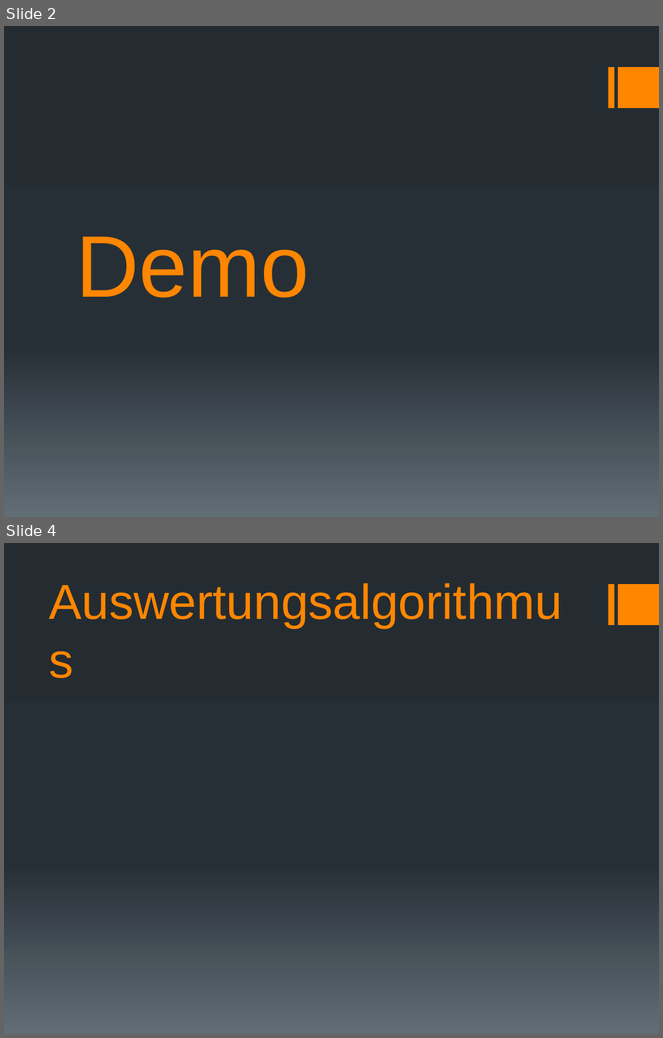
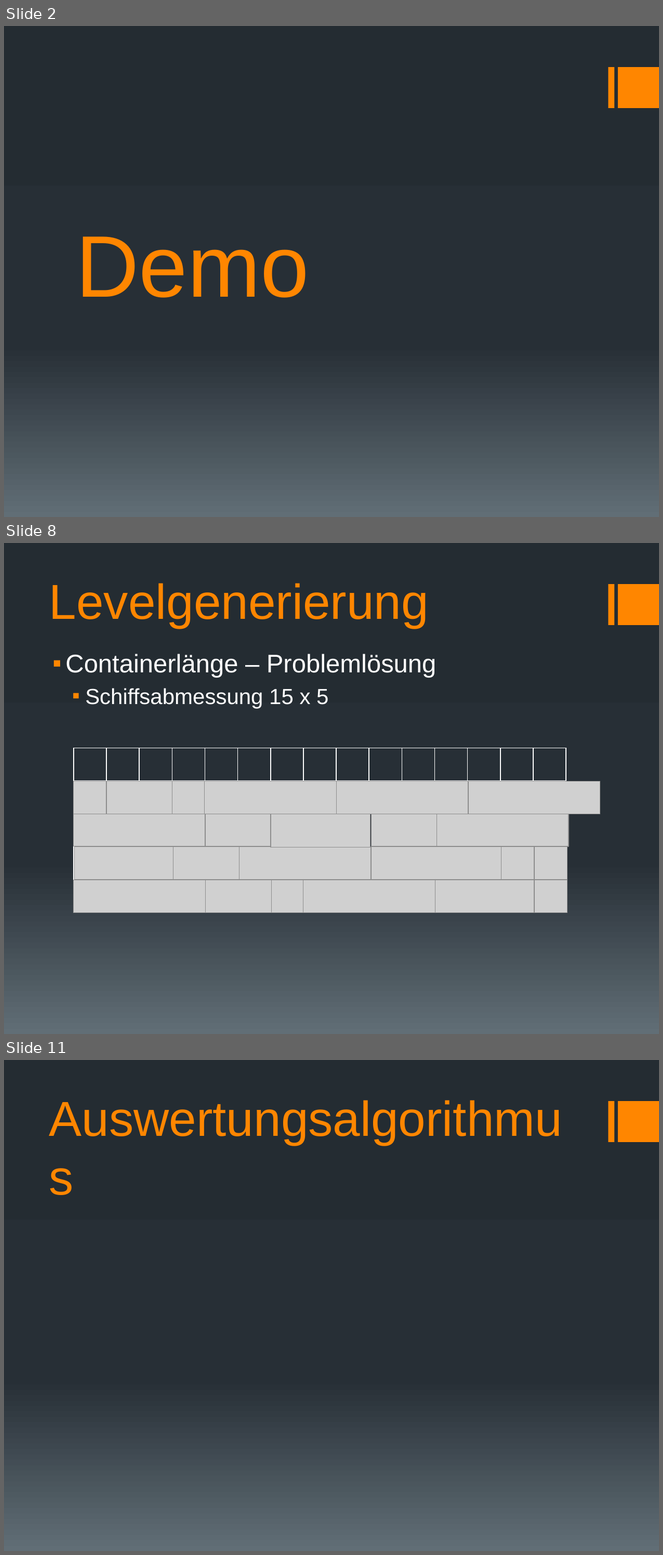
Before and after one commit to docker-apps/Docker, a slide deck: Documents/Design/Design_Präsentation_v1.pptx. Shown one above the other, each under a label of ours: slides 2 and 4 before the commit, slides 2, 8 and 11 after it; the slides between them are not shown. The pictures are 663x1038 and 663x1555 pixels, drawn with LibreOffice and Linux fonts; fonts in the diff are those of the drawing; grey boxes stand for pictures. Boxes give left, top, right and bottom in pixels: in the first picture for what was removed or moved away, otherwise in the second. Text is boxed around its words. In the diff, an @@ line names an element or a change of style, - is before the commit and + after.

```diff
--- a/Documents/Design/Design_Präsentation_v1.pptx
+++ b/Documents/Design/Design_Präsentation_v1.pptx
@@ slide 8 added at (4, 543, 659, 1034), background gradient #242C33 to #273037 to #636D76; not listed: 2 template elements that a slide beside it also shows @@
@@ title added at (49, 583, 429, 628), 54 pt, text #FF8600 @@
+Levelgenerierung
@@ text added at (65, 654, 437, 708), 28 pt, text #FFFFFF @@
+▪ Containerlänge – Problemlösung
+  ▪ Schiffsabmessung 15 x 5
@@ table added at (74, 748, 565, 913), 5 rows, 15 columns @@
+ |  |  |  |  |  |  |  |  |  |  |  |  |  | 
+ |  |  |  |  |  |  |  |  |  |  |  |  |  | 
+ |  |  |  |  |  |  |  |  |  |  |  |  |  | 
+ |  |  |  |  |  |  |  |  |  |  |  |  |  | 
+ |  |  |  |  |  |  |  |  |  |  |  |  |  | 
@@ picture added at (74, 782, 106, 814) @@
@@ picture added at (106, 782, 172, 814) @@
@@ picture added at (172, 782, 205, 814) @@
@@ picture added at (205, 782, 336, 814) @@
@@ picture added at (336, 782, 468, 814) @@
@@ picture added at (468, 782, 600, 814) @@
@@ picture added at (74, 813, 205, 846) @@
@@ picture added at (205, 813, 271, 846) @@
@@ picture added at (271, 814, 370, 848) @@
@@ picture added at (371, 813, 437, 846) @@
@@ picture added at (437, 813, 569, 846) @@
@@ picture added at (75, 847, 174, 880) @@
@@ picture added at (173, 847, 239, 880) @@
@@ picture added at (239, 847, 371, 880) @@
@@ picture added at (371, 847, 503, 880) @@
@@ picture added at (501, 847, 534, 880) @@
@@ picture added at (534, 846, 567, 879) @@
@@ picture added at (74, 880, 205, 913) @@
@@ picture added at (206, 880, 272, 913) @@
@@ picture added at (271, 880, 304, 913) @@
@@ picture added at (304, 880, 435, 913) @@
@@ picture added at (435, 880, 534, 913) @@
@@ picture added at (534, 880, 567, 913) @@
@@ what was slide 4 is now slide 11 @@
```
Also in this commit, not shown: 7 other slides added, 1 slide removed.
